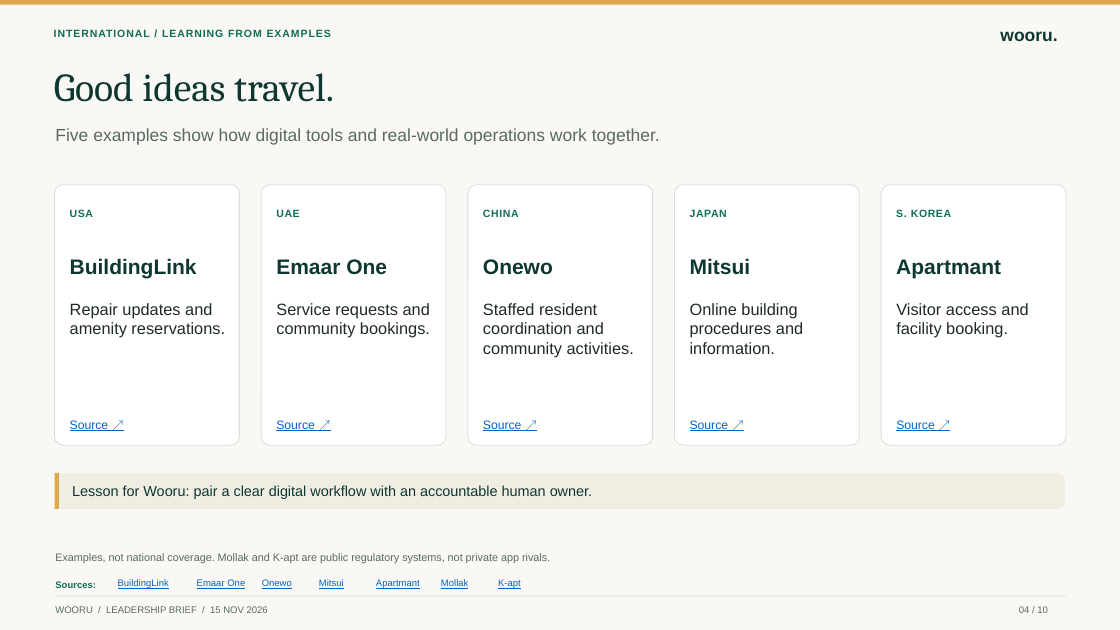
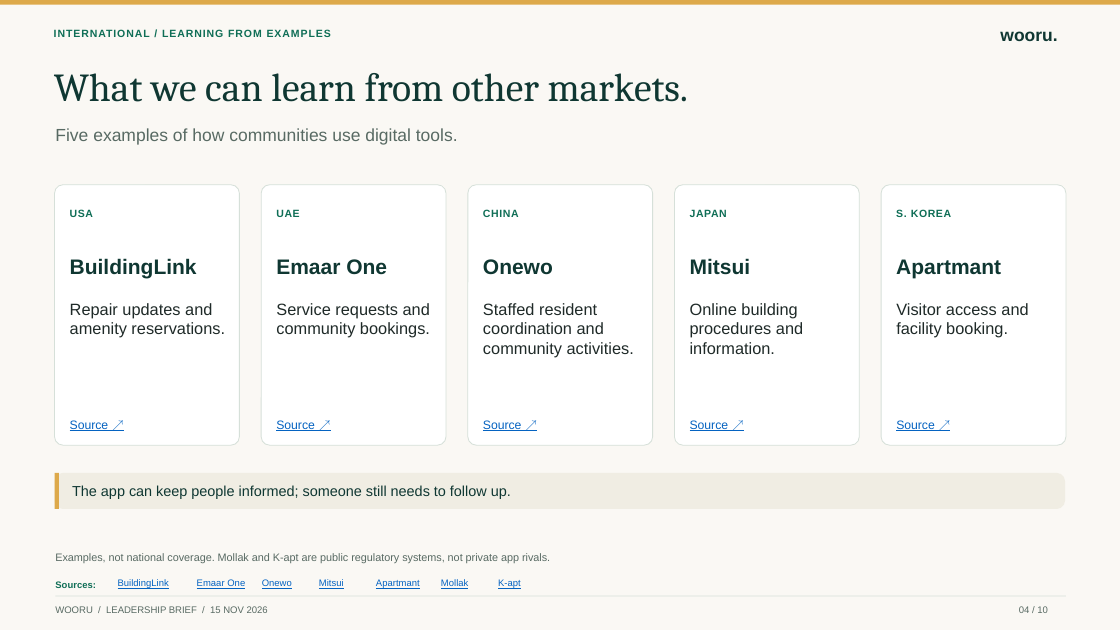
Before and after one commit to venkatbrr/Society_Service_Hub, a slide deck: slide 4 of docs/presentations/wooru-one-app-market-and-economics.pptx. Drawn at 1120x630 pixels with LibreOffice and Linux fonts; fonts in the diff are those of the drawing. Boxes give left, top, right and bottom in pixels: in the first picture for what was removed or moved away, otherwise in the second. Text is boxed around its words. In the diff, an @@ line names an element or a change of style, - is before the commit and + after.

```diff
--- a/docs/presentations/wooru-one-app-market-and-economics.pptx
+++ b/docs/presentations/wooru-one-app-market-and-economics.pptx
@@ text at box(54, 73, 688, 102): text changed @@
-Good ideas travel.
+What we can learn from other markets.
@@ text at box(55, 128, 458, 145): text changed @@
-Five examples show how digital tools and real-world operations work together.
+Five examples of how communities use digital tools.
@@ text at box(72, 485, 511, 499): text changed @@
-Lesson for Wooru: pair a clear digital workflow with an accountable human owner.
+The app can keep people informed; someone still needs to follow up.
```
Also in this commit, not shown: 9 other slides changed, 8 other files.
